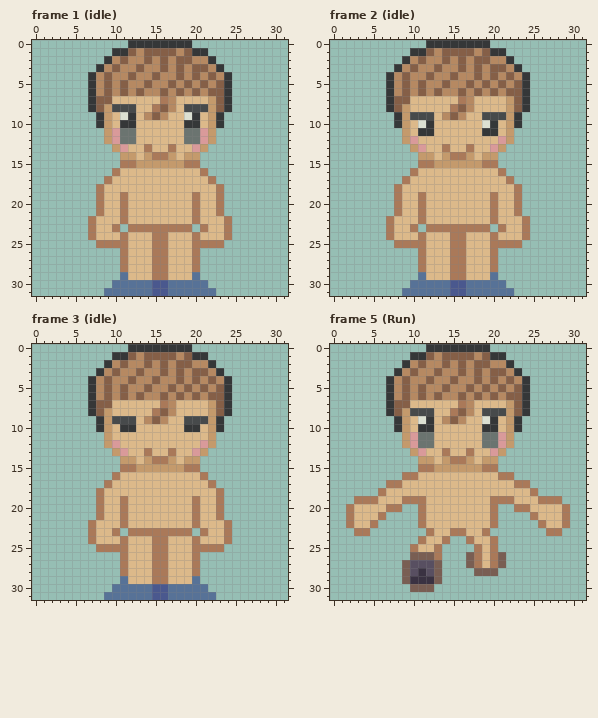
Pixel-art file -- 0032_character.aseprite. The first picture shows the starting point.
32x32 pixels, 10 frames. Colours within 5 levels of each other are drawn and written as one. Shown: frame 1 (idle), frame 2 (idle), frame 3 (idle), frame 5 (Run). The commit also changed other frames, which this record leaves out.
After:
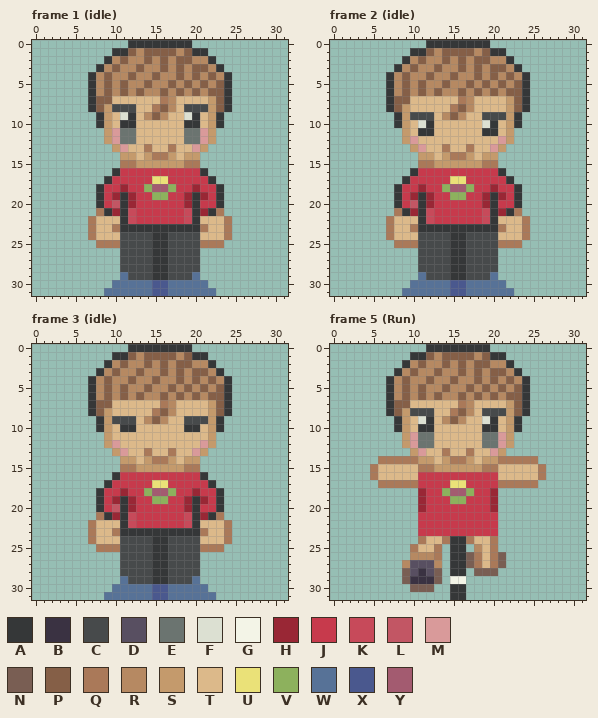
Palette (. is transparent): A #353738  B #3a3242  C #474a4b  D #584f61  E #6b7470  F #dce0d2  G #f3f4e7  H #992735  J #c73a4c  K #c74a5a  L #c25664  M #d99a9a  N #795e53  P #855f47  Q #aa7959  R #b68962  S #c49a6c  T #dcb98a  U #eae178  V #8db15d  W #577297  X #4a588e  Y #a35b70
Log entry: finished running animation
Change:
layer "Guide" now shown
layer "Clothes" now shown
layer "Pants" now shown
Changed rows in their new state; - is an unchanged pixel.
Frame 1 (idle), layers "Pants", "Clothes":
first column x 8:
16 --AJJJJJJJJJJA--
17 -AJJJJJUUJJJJJA-
18 AJJHJJVYYVJJHJJA
19 AJHAHJJVVJJHAHJA
20 AJLAHJJJJJJHAJJA
21 -AHAKJJJJJJKAHA-
22 ---AKJJJJJJKA---
23 ---AAAAAAAAAA---
24 ---CCCCAACCCC---
25 ---CCCCAACCCC---
26 ---CCCCAACCCC---
27 ---CCCCAACCCC---
28 ---CCCCAACCCC---
29 ----CCCAACCC----
Frame 2 (idle), layers "Pants", "Clothes": the same change as frame 1 (idle)
Frame 3 (idle), layers "Pants", "Clothes": the same change as frame 1 (idle)
Frame 5 (Run):
first column x 2:
14 ----QQQQQ----------QQQQQ----
15 ---QTTTTT----------TTTTTQ---
16 ---QTTTTTJJJJJJJJJJTTTTTQ---
17 ----Q--QQJJJJUUJJJJQQ--Q----
18 ----.....HJJVYYVJJH.....----
19 -........HJJJVVJJJH........-
20 .......--HJJJJJJJJH--.......
21 .....----JJJJJJJJJJ----.....
22 ....-----JJJJJJJJJJ-----....
23 -..------JJJJJJJJJJ------..-
24 -------------AA-------------
25 -------------AA-R-----------
26 --------RRR--AA-------------
27 -------R---R-AA-------------
28 -------------AA-------------
29 -------------GG-------------
30 -------------AA-------------
31 -------------AA-------------
Changed places in both pictures, as pixel boxes (x1, y1, x2, y2):
changed: (96, 168, 224, 280)
changed: (394, 168, 522, 280)
changed: (96, 472, 224, 584)
changed: (346, 456, 570, 600)
